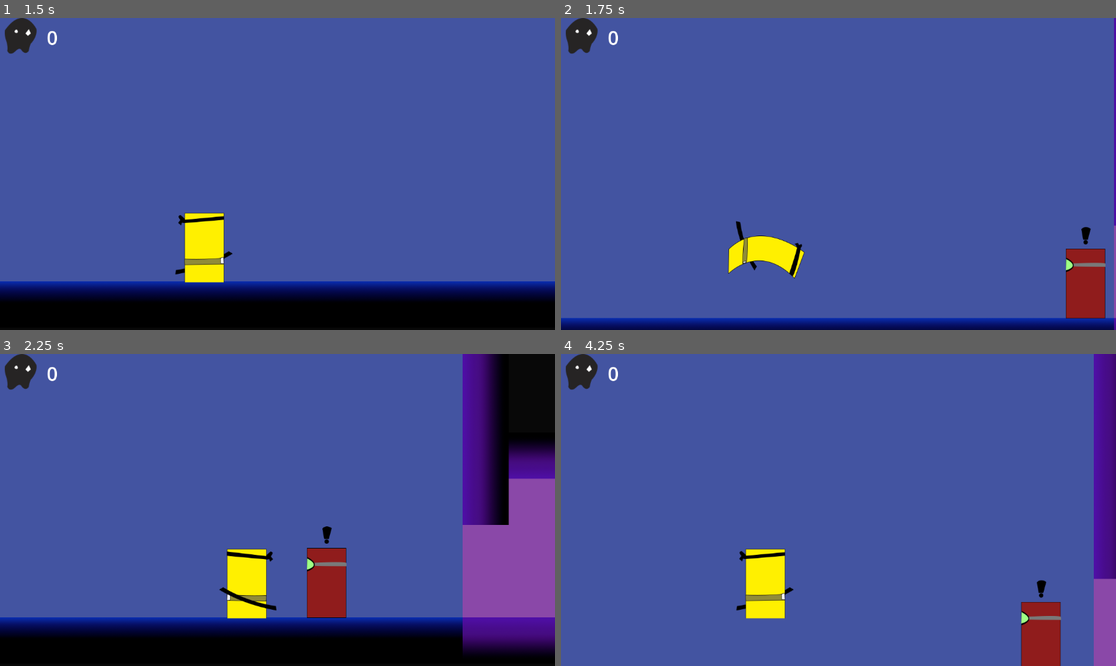
Above: before the commit, frames 1-4 (two rows, left to right).
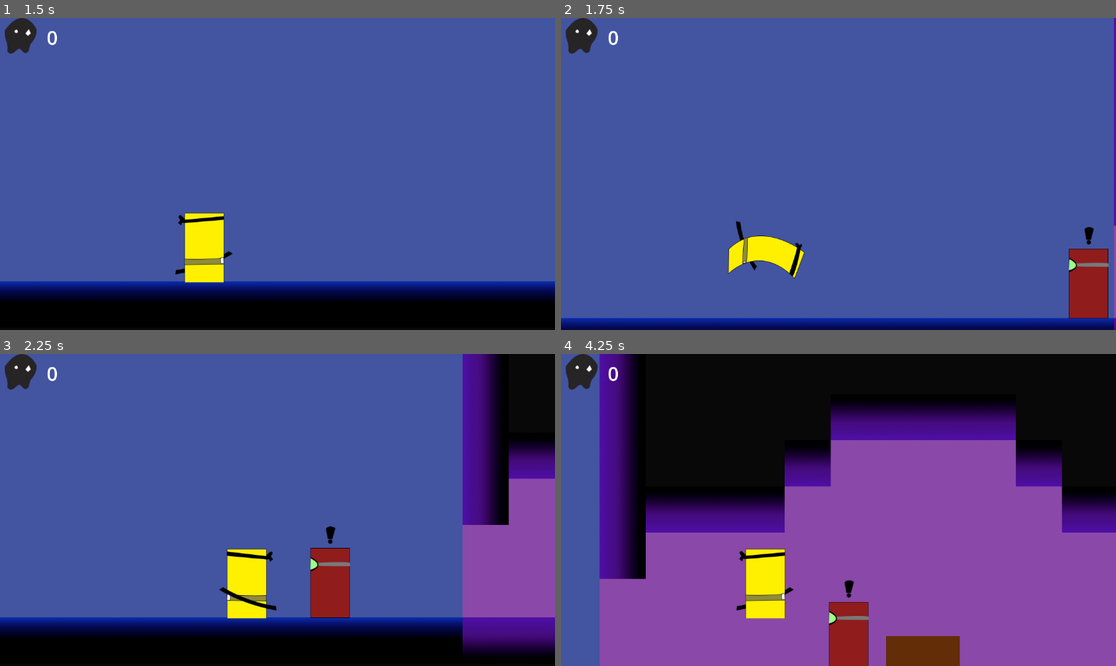
Above: after the commit, the same moments.

Repository: Schilez/KatanaZoro
Game: Godot game, scene res://Scenes/main_scene.tscn
The game is run twice, just before and just after one commit, with the same random seed, the same clock (stepped at 60 frames per second) and the same inputs.
Inputs (mouse positions are in pixels of both pictures, inside the frame that each line leads up to):
- Up to frame 1 (1.5 s): move the mouse to (399, 158) at 0.52 s; hold Right (move_right) from 0.53 s (still down); tap Shift (Dodge) at 0.6 s; tap Space (jump) at 0.77 s; right-click (399, 158) at 0.8 s; move the mouse to (166, 189) at 1.27 s; right-click (166, 189) at 1.35 s
- Up to frame 2 (1.75 s): keep holding Right (move_right); tap Space (jump) at 1.52 s; tap Shift (Dodge) at 1.55 s
- Up to frame 3 (2.25 s): move the mouse to (333, 441) at 2.02 s; release Right (move_right) at 2.03 s; hold Left (move_left) from 2.03 s (still down); click (333, 441) at 2.1 s
- Up to frame 4 (4.25 s): right-click (894, 441) at 2.3 s; move the mouse to (810, 572) at 2.77 s; release Left (move_left) at 2.78 s; hold Right (move_right) from 2.78 s (still down); tap Shift (Dodge) at 2.85 s; tap Space (jump) at 3.02, 3.77 s; move the mouse to (1005, 556) at 3.52 s; tap E (Interaction) at 3.6 s; right-click (1005, 556) at 3.8 s

Frame 1 is identical in both runs. In frame 2, 0.4% of the frame differs, in the area x 90-99%, y 67-97%; in frame 3, 0.5%; in frame 4, 90%, in the area x 6-100%, y 0-100%.

Commit message:
Still working on Hurtbox and Colliders. Changed the projectile logic to the RayCast -24.04.2026

Diff:
--- a/Scenes/enemy.tscn
+++ b/Scenes/enemy.tscn
@@ -76,11 +76,11 @@
 size = Vector2(20, 28.1966)
 
 [sub_resource type="RectangleShape2D" id="RectangleShape2D_lp44i"]
-size = Vector2(128, 191)
+size = Vector2(130, 198)
 
 [node name="Enemy" type="CharacterBody2D" groups=["Enemies"]]
 collision_layer = 2
-collision_mask = 37
+collision_mask = 4
 script = ExtResource("1_evbcw")
 
 [node name="AnimatedSprite2D" type="AnimatedSprite2D" parent="."]
@@ -131,13 +131,14 @@
 
 [node name="stun_timer" type="Timer" parent="."]
 wait_time = 2.0
+one_shot = true
 
 [node name="HurtBox" type="Area2D" parent="."]
-collision_layer = 0
-collision_mask = 32
+collision_layer = 32
+collision_mask = 8
 
 [node name="CollisionShape2D" type="CollisionShape2D" parent="HurtBox"]
-position = Vector2(0, 32.5)
+position = Vector2(0, 29)
 shape = SubResource("RectangleShape2D_lp44i")
 
 [connection signal="body_entered" from="PivotPoint/DetectionArea2d" to="." method="_on_detection_area_2d_body_entered"]
--- a/Scenes/main_scene.tscn
+++ b/Scenes/main_scene.tscn
@@ -71,7 +71,6 @@
 [node name="Player" parent="." instance=ExtResource("1_q61hn")]
 top_level = true
 position = Vector2(-871, 364)
-collision_mask = 7
 
 [node name="TileMap" type="TileMap" parent="."]
 tile_set = SubResource("TileSet_8pcuu")
--- a/Scenes/player.tscn
+++ b/Scenes/player.tscn
@@ -121,7 +121,7 @@
 size = Vector2(119, 191)
 
 [node name="Player" type="CharacterBody2D" groups=["Player"]]
-collision_mask = 63
+collision_mask = 4
 script = ExtResource("1_w8xn6")
 
 [node name="PlayerAnimatedSprite2D" type="AnimatedSprite2D" parent="."]
@@ -136,8 +136,8 @@
 position = Vector2(0, 32)
 
 [node name="HurtBox" type="Area2D" parent="."]
-collision_layer = 0
-collision_mask = 10
+collision_layer = 16
+collision_mask = 32
 
 [node name="CollisionShape2D" type="CollisionShape2D" parent="HurtBox"]
 position = Vector2(-0.5, 32.5)
--- a/Scenes/projectiles.tscn
+++ b/Scenes/projectiles.tscn
@@ -22,8 +22,10 @@
 }]
 
 [node name="Projectiles" type="Area2D"]
-collision_layer = 72
-collision_mask = 4
+collision_layer = 0
+collision_mask = 0
+monitoring = false
+monitorable = false
 script = ExtResource("1_cma7n")
 
 [node name="CollisionShape2D" type="CollisionShape2D" parent="."]
@@ -33,4 +35,10 @@
 scale = Vector2(0.6, 0.6)
 sprite_frames = SubResource("SpriteFrames_kg664")
 
+[node name="RayCast2D" type="RayCast2D" parent="."]
+target_position = Vector2(57, 0)
+collision_mask = 68
+collide_with_areas = true
+
+[connection signal="area_entered" from="." to="." method="_on_area_entered"]
 [connection signal="body_entered" from="." to="." method="_on_body_entered"]
--- a/Scenes/real_theme_sound.tscn
+++ b/Scenes/real_theme_sound.tscn
@@ -4,4 +4,3 @@
 
 [node name="RealThemeSound" type="AudioStreamPlayer"]
 stream = ExtResource("1_1rdsh")
-autoplay = true
--- a/Scenes/weapon.tscn
+++ b/Scenes/weapon.tscn
@@ -47,7 +47,7 @@
 
 [node name="Area2D" type="Area2D" parent="."]
 position = Vector2(93, 0)
-collision_layer = 96
+collision_layer = 72
 collision_mask = 0
 monitoring = false
 monitorable = false
--- a/Scripts/enemy.gd
+++ b/Scripts/enemy.gd
@@ -10,6 +10,7 @@
 @onready var bullet_point_left: Node2D = $bullet_point_left
 @onready var bullet_point_right: Node2D = $bullet_point_right
 @onready var stun_timer: Timer = $stun_timer
+@onready var hurt_box: Area2D = $HurtBox
 
 
 
@@ -50,7 +51,8 @@
 
 	handle_flip()
 
-	can_see_player= check_line_of_sight()
+	if is_in_range:
+		can_see_player= check_line_of_sight()
 
 	match current_state:
 		State.Patrol:
@@ -151,38 +153,33 @@
 
 	var dir_to_player=(player.global_position-global_position).normalized()
 
-	projectile.launch(dir_to_player,"bullet")
+	projectile.launch(dir_to_player,"Bullet")
 
 func apply_stun():
 	current_state=State.Stunned
 	animated_sprite_2d.play("Stunned")
 	stun_timer.start()
 
+func kill():
+	GameManager.add_kill()
+	queue_free()
 
+	visible=false
+
+	collision_layer=0
+	collision_mask=0
+
+	set_physics_process(false)
+	set_process(false)
 
 func _on_shoot_timer_timeout() -> void:
 	can_shoot=true
 
 
 func _on_stun_timer_timeout() -> void:
-	current_state=State.Stand
+	current_state=State.Patrol
 
 
 
 func _on_hurt_box_area_entered(_area: Area2D) -> void:
-
-	GameManager.add_kill()
-	# 1. Hemen fiziksel dünyadan silinmesini beklemeden katmanları kapat
-	# set_deferred kullanıyoruz çünkü fizik işlemi sırasında direkt maske değiştirmek hata verebilir
-	set_deferred("collision_layer", 0)
-	set_deferred("collision_mask", 0)
-
-	# 2. Hurtbox'ı da kapat ki tekrar tetiklenmesin
-	$HurtBox.set_deferred("monitoring", false)
-	$HurtBox.set_deferred("monitorable", false)
-
-	# 3. Hareketini durdur
-	velocity = Vector2.ZERO
-
-	# 4. Ve sonra yok et (Veya varsa ölüm animasyonu oynat)
-	queue_free()
+	kill()
--- a/Scripts/player.gd
+++ b/Scripts/player.gd
@@ -7,6 +7,8 @@
 @onready var camera_2d: Camera2D = $Camera2D
 @onready var left_throw_point: Node2D = $left_throw_point
 @onready var right_throw_point: Node2D = $right_throw_point
+@onready var hurt_box: Area2D = $HurtBox
+
 
 # Instantiate scenes
 const projectile_scene = preload("res://Scenes/projectiles.tscn")
@@ -109,8 +111,8 @@
 
 func handle_dodge():
 	current_state=State.Dodging
-	get_tree().call_group("Enemies", "set_collision_mask_value", 1, false)
-	set_collision_mask_value(2,false)
+	hurt_box.monitorable=false
+	hurt_box.monitoring=false
 	var dodge_dir = 1 if is_right else -1
 	velocity.x =DODGE_VELOCITY*dodge_dir
 	player_animated_sprite_2d.play("TaklaSağ" if is_right else "TaklaSol")
@@ -133,31 +135,28 @@
 	throwable.global_position= start_pos
 
 	var dir_to_throw:= (get_global_mouse_position()-start_pos).normalized()
-	throwable.launch(dir_to_throw,"throwable")
+	throwable.launch(dir_to_throw,"Throwable")
 	have_throwable=false
 
 func handle_camera_look_ahead(delta: float):
 	var target_offset = camera_offset_value if is_right else -camera_offset_value
 	camera_2d.offset.x = lerp(camera_2d.offset.x, target_offset, 5.0*delta)
 
-func kill():
-	if is_inside_tree():
-		GameManager.kill_count=GameManager.start_kill
-		get_tree().call_deferred("reload_current_scene")
-
+func kill(body):
+	if not current_state==State.Dodging:
+		if body.is_in_group("Enemies") or body.is_in_group("Bullet"):
+			if is_inside_tree():
+				GameManager.kill_count=GameManager.start_kill
+				get_tree().call_deferred("reload_current_scene")
 
 func _on_player_animated_sprite_2d_animation_finished() -> void:
 	if "Takla" in player_animated_sprite_2d.animation:
-		get_tree().call_group("Enemies", "set_collision_mask_value", 1, true)
-		set_collision_mask_value(2,true)
+		hurt_box.monitorable=true
+		hurt_box.monitoring=true
 		current_state=State.Base
 
 func _on_hurt_box_body_entered(body: Node2D) -> void:
-	if not current_state== State.Dodging:
-		if body.is_in_group("Enemies"):
-			kill()
+	kill(body)
 
 func _on_hurt_box_area_entered(area: Area2D) -> void:
-	if not current_state== State.Dodging:
-		if  area.get("group")== "bullet":
-				kill()
+	kill(area)
--- a/Scripts/projectiles.gd
+++ b/Scripts/projectiles.gd
@@ -1,34 +1,51 @@
 extends Area2D
+
+@onready var ray_cast_2d: RayCast2D = $RayCast2D
+
 
 var SPEED := 1600
 var direction := Vector2.ZERO
 var group := ""
 
 func _physics_process(delta: float) -> void:
-	position += direction*SPEED*delta
+
+
+	var move_vector:= direction*SPEED*delta
+	position += move_vector
+	ray_cast_2d.target_position=to_local(global_position+move_vector)
+
+	ray_cast_2d.force_raycast_update()
+
+	if ray_cast_2d.is_colliding():
+		kill()
 
 func launch (target_dir: Vector2,source_group: String ):
 	direction= target_dir.normalized()
 	group= source_group
+	add_to_group(source_group)
 
-	if group=="bullet":
-		set_collision_mask_value(1,true)
-	elif group=="throwable":
-		set_collision_mask_value(2,true)
+
+	if group=="Bullet":
+		ray_cast_2d.set_collision_mask_value(5, true)
+	elif group=="Throwable":
+		ray_cast_2d.set_collision_mask_value(6,true)
 
 
 
-func _on_body_entered(body: Node2D) -> void:
-	if group== "bullet" and body.is_in_group("Player"):
-		if body.get("current_state")==body.get("State.Dodging"):
-			if is_inside_tree():
-				GameManager.kill_count=GameManager.start_kill
-				get_tree().call_deferred("reload_current_scene")
-				queue_free()
 
-	elif  group=="throwable" and body.is_in_group("Enemies"):
-		GameManager.add_kill()
-		body.queue_free()
-		queue_free()
-	else:
-		queue_free()
+func _on_body_entered(_body: Node2D) -> void:
+	kill()
+
+func kill():
+	visible=false
+	collision_layer=0
+	collision_mask=0
+	set_physics_process(false)
+	set_process(false)
+	queue_free()
+
+
+
+
+func _on_area_entered(area: Area2D) -> void:
+	kill()
--- a/Scripts/weapon.gd
+++ b/Scripts/weapon.gd
@@ -25,9 +25,3 @@
 
 func _on_timer_timeout() -> void:
 	owner.current_state= Player.State.Base
-
-
-func _on_area_2d_body_entered(body: Node2D) -> void:
-	if body.is_in_group("Enemies"):
-		body.queue_free()
-		GameManager.add_kill()
--- a/project.godot
+++ b/project.godot
@@ -13,6 +13,7 @@
 config/name="KatanaZoro"
 run/main_scene="res://Scenes/main_scene.tscn"
 config/features=PackedStringArray("4.3", "Forward Plus")
+run/max_fps=60
 config/icon="res://Assets/Sprites/Başlıksız-1.png"
 
 [autoload]
@@ -23,6 +24,8 @@
 [global_group]
 
 Player=""
+Bullet=""
+Throwable=""
 
 [input]
 
